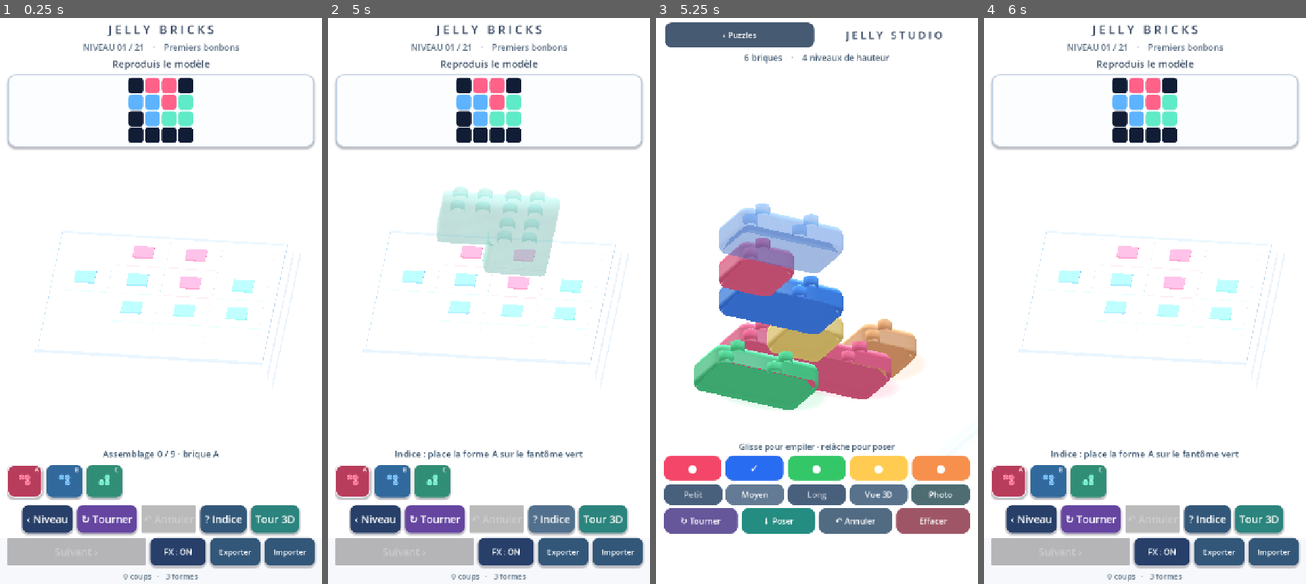
Above: before the commit, frames 1-4 (left to right).
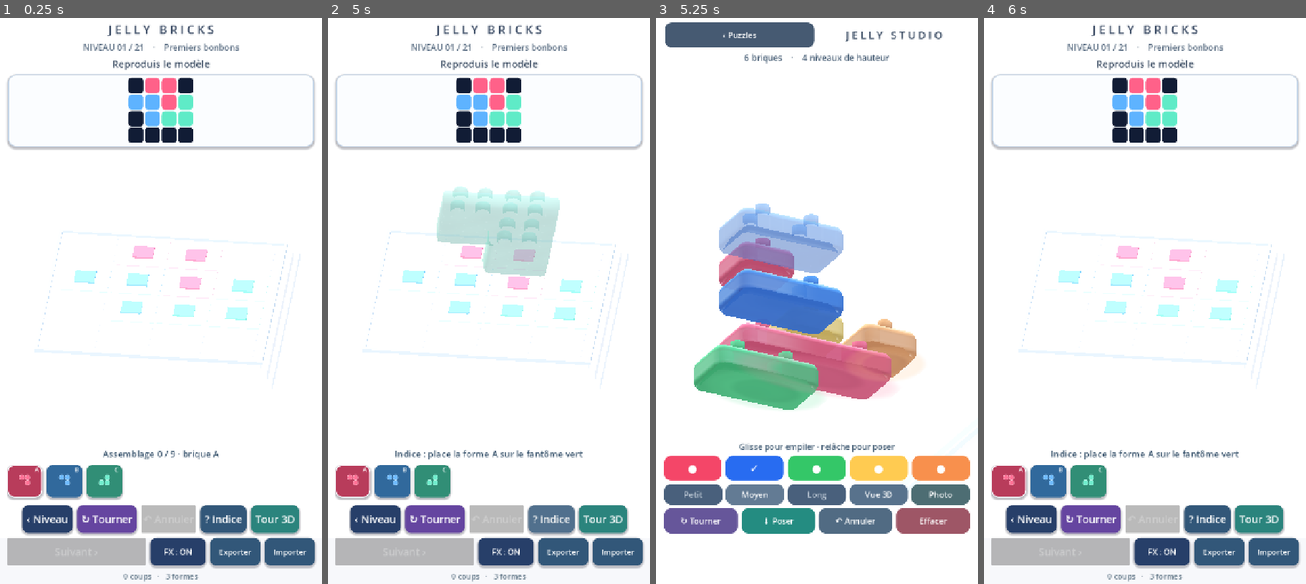
Above: after the commit, the same moments.

Repository: dbrckk/Jelly-bricks
Game: Godot game, scene res://scenes/main.tscn
Same seed, same stepped clock (60 frames per second), same inputs: the game is played once before the commit and once after it.
Inputs (mouse positions are in pixels of both pictures, inside the frame that each line leads up to):
- Up to frame 1 (0.25 s): no input
- Up to frame 2 (5 s): click (353, 482) at 0.52 s; click (392, 482) at 1.27 s; click (431, 482) at 2.02 s; click "‹ Niveau" at 2.75 s; click "↻ Tourner" at 3.5 s; click "? Indice" at 4.25 s
- Up to frame 3 (5.25 s): click "Tour 3D" at 5 s
- Up to frame 4 (6 s): click "‹ Puzzles" at 5.75 s

Frames 1-2 are identical in both runs. In frame 3, 3.0% of the frame differs, in the area x 19-74%, y 39-67%; in frame 4, nothing differs.

Commit message:
feat(jelly-optics): test stronger center transparency with denser Fresnel edges in native-godot/scripts/stack_mode.gd

Diff:
--- a/native-godot/scripts/stack_mode.gd
+++ b/native-godot/scripts/stack_mode.gd
@@ -881,7 +881,7 @@
     var material := ShaderMaterial.new()
     material.shader = SHADER
     material.set_shader_parameter("candy_tint", Color(COLORS[color_idx]))
-    material.set_shader_parameter("gel_opacity", .43 if translucent else .940)
+    material.set_shader_parameter("gel_opacity", .43 if translucent else .865)
     material.set_shader_parameter("sheen", .18 if translucent else .51)
     material.set_shader_parameter("studio_glass", 1.0)
     material.set_shader_parameter("studio_pigment", .72 if translucent else .88)
